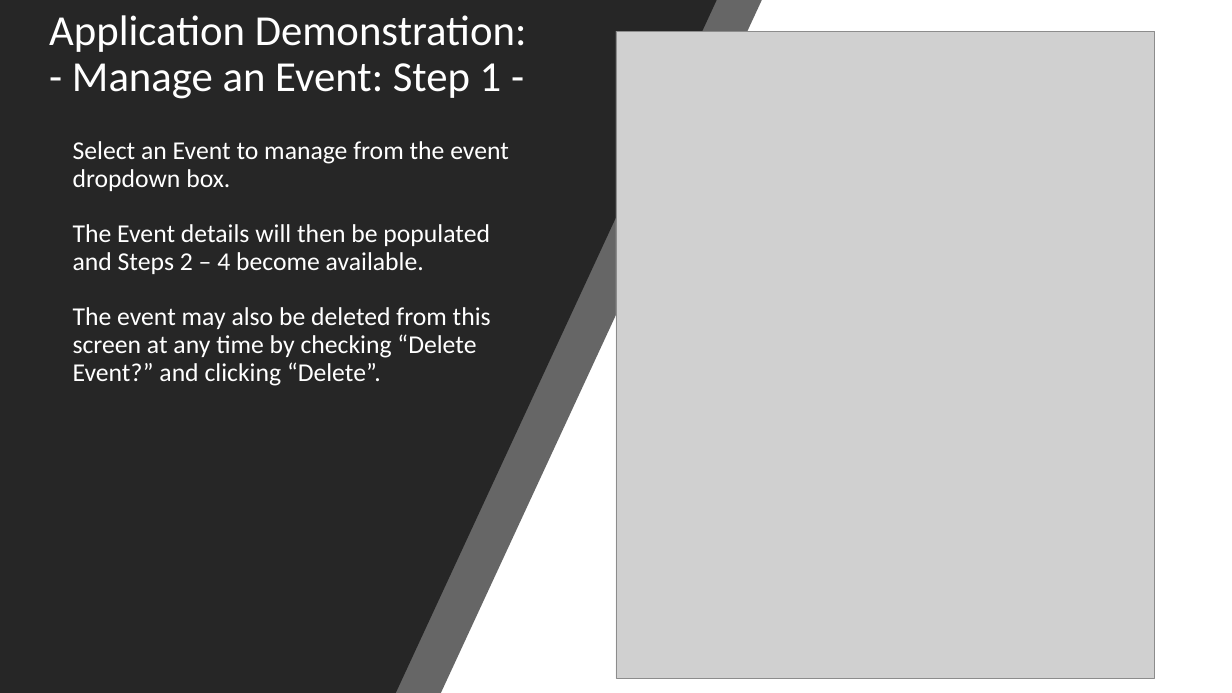
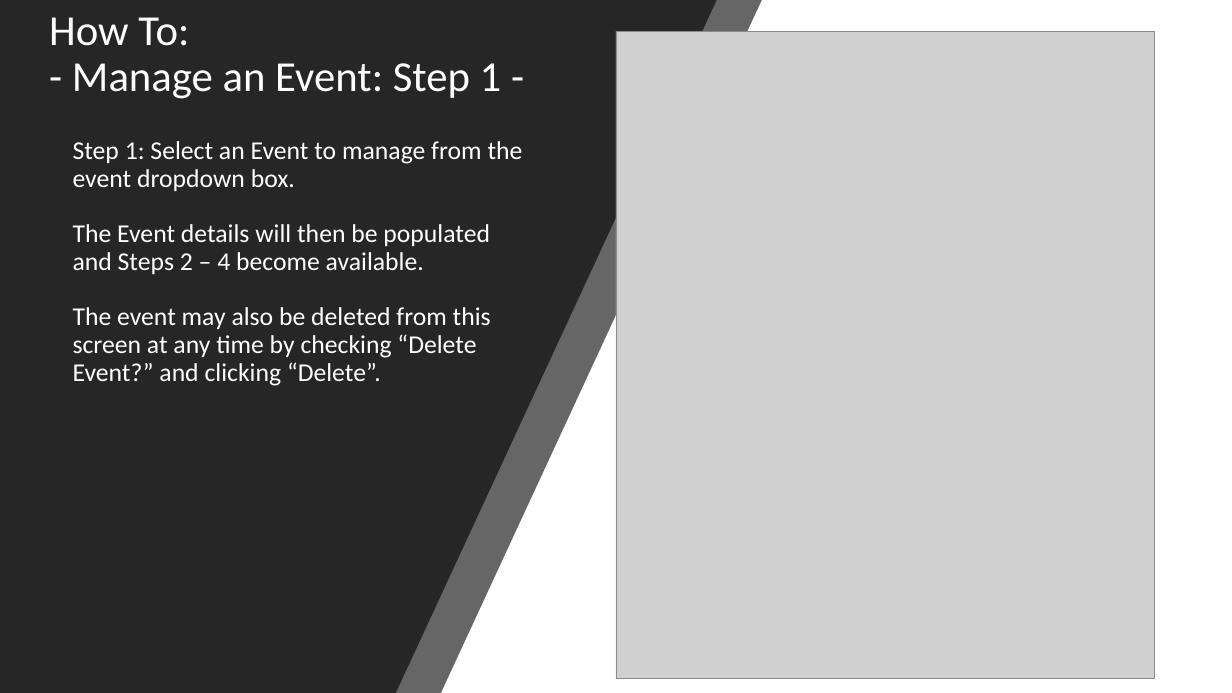
Before and after one commit to dustinfast/TeamPlayTracker, a slide deck: slide 4 of InstructionManual/TeamPlayTrackerHowTo.pptx (slide 12 before the commit). Drawn at 1232x693 pixels with LibreOffice and Linux fonts; fonts in the diff are those of the drawing; grey boxes stand for pictures. Boxes give left, top, right and bottom in pixels: in the first picture for what was removed or moved away, otherwise in the second. Text is boxed around its words. In the diff, an @@ line names an element or a change of style, - is before the commit and + after.

```diff
--- a/InstructionManual/TeamPlayTrackerHowTo.pptx
+++ b/InstructionManual/TeamPlayTrackerHowTo.pptx
@@ title at (49,17,502,99): text changed @@
-Application Demonstration:
-- Manage an Event: Step 1 -
+How To:
+- Manage an Event: Step 1 -
@@ text at (73,141,523,386): text changed @@
-Select an Event to manage from the event dropdown box.
-The Event details will then be populated and Steps 2 – 4 become available.
-The event may also be deleted from this screen at any time by checking “Delete Event?” and clicking “Delete”.
+Step 1: Select an Event to manage from the event dropdown box.
+The Event details will then be populated and Steps 2 – 4 become available.
+The event may also be deleted from this screen at any time by checking “Delete Event?” and clicking “Delete”.
```
Also in this commit, not shown: 7 other slides changed, 8 slides removed.
